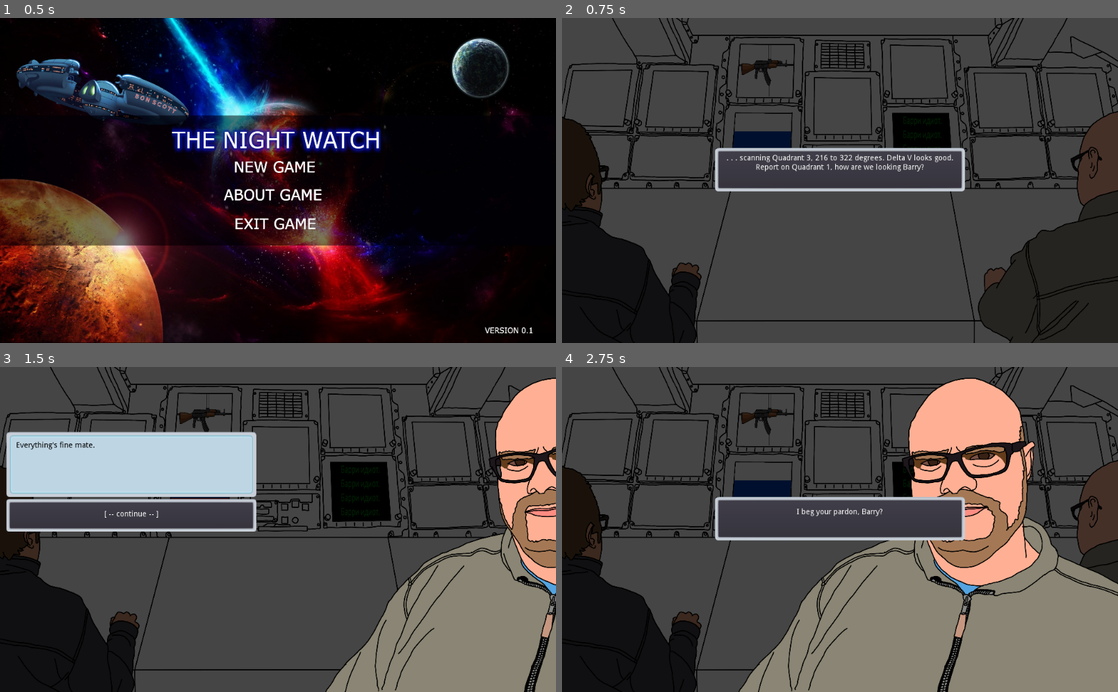
Above: before the commit, frames 1-4 (two rows, left to right).
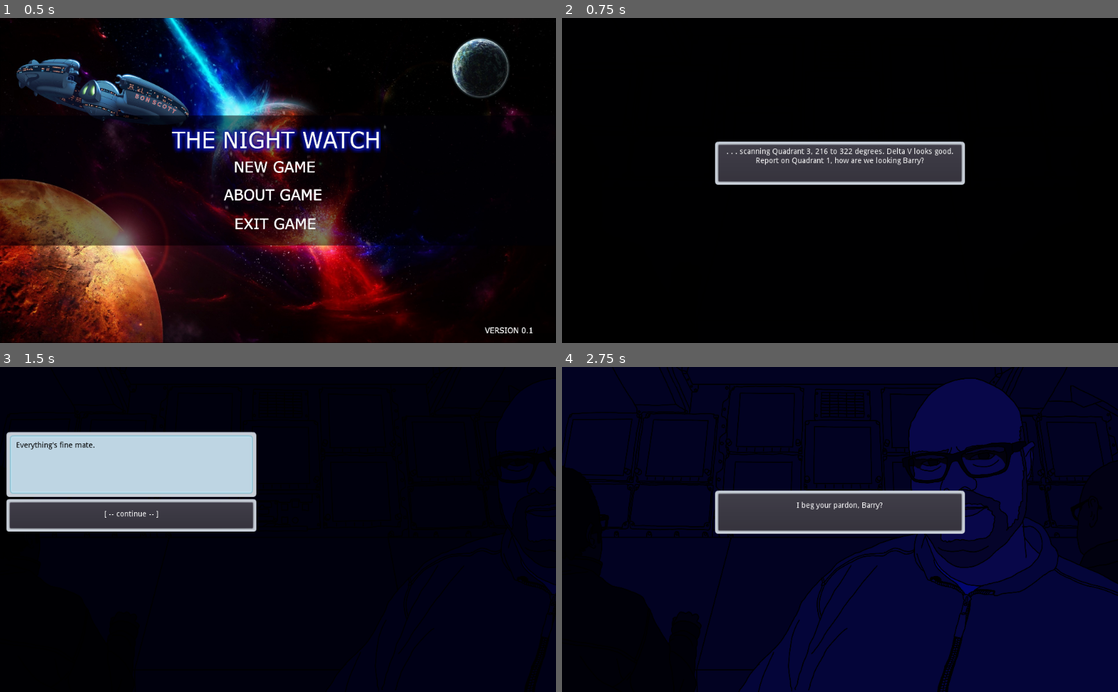
Above: after the commit, the same moments.

Repository: s3775599/BITS-clone
Game: Godot game, scene res://Scenes/Title.tscn
The game is run twice, just before and just after one commit, with the same random seed, the same clock (stepped at 60 frames per second) and the same inputs.
Inputs (mouse positions are in pixels of both pictures, inside the frame that each line leads up to):
- Up to frame 1 (0.5 s): no input
- Up to frame 2 (0.75 s): tap Enter at 0.5 s; move the mouse to (834, 167) at 0.52 s; hold Right (ui_right) from 0.53 s (still down); click (834, 167) at 0.67 s
- Up to frame 3 (1.5 s): release Right (ui_right) at 1.25 s; click ". . . scanning Quadrant 3, 21…" at 1.25 s
- Up to frame 4 (2.75 s): click "[ -- continue -- ]" at 2 s

Frame 1 is identical in both runs. In frame 2, 83% of the frame differs, in the area x 0-100%, y 0-100%; in frame 3, 72%; in frame 4, 83%.

Commit message:
Fade in animation
Also fixed some dialogue typos

Diff:
--- a/NightwatchDialogueSystem/Scenes/Main.tscn
+++ b/NightwatchDialogueSystem/Scenes/Main.tscn
@@ -22,14 +22,31 @@
 [sub_resource type="RectangleShape2D" id=2]
 extents = Vector2( 37.1971, 54.8029 )
 
+[sub_resource type="Animation" id=3]
+resource_name = "FadeIn"
+length = 4.0
+tracks/0/type = "value"
+tracks/0/path = NodePath(".:modulate")
+tracks/0/interp = 1
+tracks/0/loop_wrap = true
+tracks/0/imported = false
+tracks/0/enabled = true
+tracks/0/keys = {
+"times": PoolRealArray( 0, 2, 4 ),
+"transitions": PoolRealArray( 1, 1, 1 ),
+"update": 0,
+"values": [ Color( 0, 0, 0, 1 ), Color( 0, 0.00784314, 0.47451, 1 ), Color( 1, 1, 1, 1 ) ]
+}
+
 [node name="Main" type="Control"]
+modulate = Color( 0, 0, 0, 1 )
 script = ExtResource( 1 )
 
 [node name="BackgroundArea" type="Area2D" parent="."]
-editor/display_folded = true
 position = Vector2( 0.399715, 0.332535 )
 
 [node name="BackgroundSprite" type="Sprite" parent="BackgroundArea"]
+modulate = Color( 0, 0, 0, 1 )
 position = Vector2( 511.791, 299.841 )
 scale = Vector2( 0.266665, 0.27777 )
 texture = ExtResource( 2 )
@@ -125,13 +142,15 @@
 [node name="PlayerPopup" parent="Popups" instance=ExtResource( 12 )]
 
 [node name="Dialogues" type="Node" parent="."]
-editor/display_folded = true
 
 [node name="IntroDialogue" parent="Dialogues" instance=ExtResource( 13 )]
 
 [node name="BarryDialogue" parent="Dialogues" instance=ExtResource( 14 )]
 
 [node name="JohnDialogue" parent="Dialogues" instance=ExtResource( 15 )]
+
+[node name="AnimationPlayer" type="AnimationPlayer" parent="."]
+anims/FadeIn = SubResource( 3 )
 [connection signal="input_event" from="BackgroundArea/JohnConsole" to="." method="_on_JohnConsole_input_event"]
 [connection signal="mouse_entered" from="BackgroundArea/JohnConsole" to="." method="_on_JohnConsole_mouse_entered"]
 [connection signal="mouse_exited" from="BackgroundArea/JohnConsole" to="." method="_on_JohnConsole_mouse_exited"]
--- a/NightwatchDialogueSystem/Scenes/PlayerPopup.tscn
+++ b/NightwatchDialogueSystem/Scenes/PlayerPopup.tscn
@@ -9,6 +9,7 @@
 [ext_resource path="res://Scripts/Button4.gd" type="Script" id=7]
 
 [node name="PlayerPopup" type="Popup"]
+visible = true
 anchor_left = 0.5
 anchor_top = 1.0
 anchor_right = 0.5
@@ -16,6 +17,7 @@
 margin_left = -230.0
 margin_top = -360.0
 margin_right = 230.0
+margin_bottom = -12.0
 rect_min_size = Vector2( 460, 0 )
 script = ExtResource( 1 )
 
--- a/NightwatchDialogueSystem/Scripts/BarryDialogue.gd
+++ b/NightwatchDialogueSystem/Scripts/BarryDialogue.gd
@@ -23,7 +23,7 @@
 		"understood":
 			return [["Understood, Sir. Sorry, sir.", "[ -- end -- ]"], ["0", "end"]]
 		"2a1b":
-			return [["Really, Sir?", "No, Barry, you colossal moron."], ["0", "understood"]]
+			return [["Really, Sir?", "No, Barry, you colossal moron. [ -- end -- ]"], ["0", "end"]]
 		"3a":
 			return [["I know Sir. I'm working on it.", "Let me know how you get on.", "What are you doing to fix it?", "Do you know what's going to happen if you don't sort this out?"], ["0", "3a1", "3a2", "3a3"]]
 		"3a1":
@@ -50,9 +50,10 @@
 			return [["Um . . . not completely, Sir. But it looks a bit better. I'll keep working on it.", "[ -- Barry has fixed the console by 25% -- ]"], ["0", "end"]]
 		"3a2b2":
 			return [["Are you sure, Sir?", "Yes.", "No."], ["0", "3a2b2a", "3a2b2b"]]
+		"3a2b2a":
+			return [["Okay, Sir . . here goes . . .", "[ -- continue -- ]"], ["0", "3a2b2a1"]]
 		"3a2b2a1":
-			return [["Okay, Sir . . here goes . . .", "[ -- continue -- ]"], ["0", "3a2b2a1a"]]
-		"3a2b2a1a":
+			# code to turn on annoying music/flashing light/eject Barry/another effect goes here
 			return [["Well, so much for that.", "[ -- end --] ** NOTE TO QA possibility here for humourous effect eg. Barry is ejected, or music start playing and can't be turned off etc."], ["0", "end"]]
 		"3a2b2b":
 			return [["Okay Sir. Let me know when you want me to do something, Sir.", "[ -- end -- ]"], ["0", "end"]]
@@ -69,13 +70,13 @@
 		"3a3":
 			return [["I can imagine, Sir.", "Can you imagine not being able to order those spicy kebabs from the food dispenser? …(288 unchanged characters)…
 		"3a3a":
-			return [["Oh, no . . . or the samosas!", "Get to work, Barry"], ["0", "understood"]]
+			return [["Oh, no . . . or the samosas!", "Get to work, Barry. [ -- end -- ]"], ["0", "end"]]
 		"3a3b":
-			return [["So we're stuck here?", "And getting angrier by the minute."], ["0", "understood"]]
+			return [["So we're stuck here?", "And getting angrier by the minute. [ -- end -- ]"], ["0", "end"]]
 		"3a3c":
-			return [["But they won't be able to open the outer doors without a voice confirmation.", "I'm sure they'd figure something out."], ["0", "understood"]]
+			return [["But they won't be able to open the outer doors without a voice confirmation.", "I'm sure they'd figure something out. [ -- end -- ]"], ["0", "end"]]
 		"3a3d":
-			return [["I don't want to think about it.", "Soon you won't have a choice."], ["0", "understood"]]
+			return [["I don't want to think about it.", "Soon you won't have a choice. [ -- end -- ]"], ["0", "end"]]
 		"4a":
 			return [["Don't understand what, Sir?", "How could you change the language settings like that? Didn't it need an admin password?", "Why did you think you could learn a new language so quickly?", "Why didn't you tell us as soon as it happened?"], ["0", "4a1", "4a2", "4a3"]]
 		"4a1":
@@ -97,9 +98,9 @@
 		"4a2":
 			return [["I heard that when you go to a new country you learn the language really quickly.", "How quickly?", "Changing the computer interface isn't anything like going to a new country."], ["0", "4a2a", "4a2b"]]
 		"4a2a":
-			return [["Uh, I don't know. I guess . . . a few months instead of a few years?", "Barry, stop talking."], ["0", "understood"]]
+			return [["Uh, I don't know. I guess . . . a few months instead of a few years?", "Barry, stop talking. [ -- end -- ]"], ["0", "end"]]
 		"4a2b":
-			return [["Yes, Sir. I realised that after about three seconds.", "Barry, stop talking."], ["0", "understood"]]
+			return [["Yes, Sir. I realised that after about three seconds.", "Barry, stop talking. [ -- end -- ]"], ["0", "end"]]
 		"4a3":
 			return [["I was a bit embarrassed and hoped maybe it wouldn't be that noticeable. . .", "You thought we wouldn't notice that the computer was IN ANOTHER LANGUAGE?"], ["0", "4a3a"]]
 		"4a3a":
@@ -107,4 +108,4 @@
 		"4a3a1":
 			return [["A little bit. . .", "Barry."], ["0", "4a3a1a"]]
 		"4a3a1a":
-			return [["A couple of the letters look the same. . .", "Barry, stop talking."], ["0", "understood"]]
+			return [["A couple of the letters look the same. . .", "Barry, stop talking. [ -- end -- ]"], ["0", "end"]]
--- a/NightwatchDialogueSystem/Scripts/IntroDialogue.gd
+++ b/NightwatchDialogueSystem/Scripts/IntroDialogue.gd
@@ -65,7 +65,7 @@
 		"i11b1a1b1a1a":
 			return [["Oh.", "[ -- continue -- ]"], ["0", "i11b1a1b1a1a1"]]
 		"i11b1a1b1a1a1":
-			return [["", "Or Oxygen."], ["0", "i11b1a1b1a1a1a"]]
+			return [["", "Or oxygen."], ["0", "i11b1a1b1a1a1a"]]
 		"i11b1a1b1a1a1a":
 			return [["Now all things considered, that doesn't sound so bad.", "[ -- continue -- ]"], ["0", "i11"]]
 		"i11c":
--- a/NightwatchDialogueSystem/Scripts/Main.gd
+++ b/NightwatchDialogueSystem/Scripts/Main.gd
@@ -1,9 +1,9 @@
 extends Control
 
-# checks is a dialogue can be initiated (i.e. none already active)
+# Checks is a dialogue can be initiated (i.e. none already active)
 var can_click = true
 
-# booleans to identify current active dialogue
+# Booleans to identify current active dialogue
 var john_close = false
 var barry_close = false
 var player_close = false
@@ -15,9 +15,11 @@
 
 
 func _ready():
+	$BackgroundArea/Images.visible = false
+	$AnimationPlayer.play('FadeIn')
 	intro()
 
-# this function updates every frame
+# This function updates every frame
 func _process(delta):
 	# darkens background when a dialogue is active
 	if john_close or barry_close or player_close:
@@ -25,22 +27,20 @@
 		can_click = false
 
 
-# checks all input signals
+# Checks all input signals
 func _input(event):
-	# initiates Barry dialogue
-	if Input.is_action_just_pressed("ui_right"):
-		$BackgroundArea/BarryConsole/AnimationPlayer.play('BarryConsoleSlowOut')
-	#initiates John dialogue
-	if Input.is_action_just_pressed("ui_left"):
-		$BackgroundArea/BarryConsole/AnimationPlayer.play('BarryConsoleFastIn')
-	# initiates Intro dialogue
+	# Quits from the current dialogue
 	if Input.is_action_just_pressed("ui_cancel"):
-		close_dialogues()
+		if $BackgroundArea/Images.visible == false:
+			$BackgroundArea/Images.visible = true
+		$BackgroundArea/BackgroundSprite.set_modulate(Color('ffffff'))
+		close_dialogues()
+	# Manually starts the intro dialogue (for testing purposes)
 	if Input.is_action_just_pressed("ui_down"):
 		intro()
 
 
-# mouseover signal on Barry at the console
+# Mouseover signal on Barry at the console
 func _on_BarryConsole_mouse_entered():
 	if not barry_close:
 		$BackgroundArea/BarryConsole/BarryConsoleSprite.set_modulate(Color('4d39df'))
@@ -48,13 +48,13 @@
 		can_click = false
 
 
-# mouseoff signal on Barry at the console
+# Mouseoff signal on Barry at the console
 func _on_BarryConsole_mouse_exited():
 	$BackgroundArea/BarryConsole/BarryConsoleSprite.set_modulate(Color(1, 1, 1))
 	can_click = true
 
 
-# mouseover signal on John at the console
+# Mouseover signal on John at the console
 func _on_JohnConsole_mouse_entered():
 	if not john_close:
 		$BackgroundArea/JohnConsole/JohnConsoleSprite.set_modulate(Color('4d39df'))
@@ -62,13 +62,13 @@
 		can_click = false
 
 
-# mouseoff signal on John at the console
+# Mouseoff signal on John at the console
 func _on_JohnConsole_mouse_exited():
 	$BackgroundArea/JohnConsole/JohnConsoleSprite.set_modulate(Color(1, 1, 1))
 	can_click = true
 
 
-# mouse click signals on John at the console
+# Mouse click signals on John at the console
 func _on_JohnConsole_input_event(viewport, event, shape_idx):
 	if Input.is_mouse_button_pressed(BUTTON_LEFT) and can_click == true:
 		if barry_close:
@@ -77,7 +77,7 @@
 		$Popups/JohnPopup.set_text(john_dialogue.john_dialogues("1"))
 
 
-# mouse click signals on John at the console
+# Mouse click signals on John at the console
 func _on_BarryConsole_input_event(viewport, event, shape_idx):
 	if Input.is_mouse_button_pressed(BUTTON_LEFT) and can_click == true:
 		if john_close:
@@ -86,7 +86,7 @@
 		$Popups/BarryPopup.set_text(barry_dialogue.barry_dialogues("1"))
 
 
-# collects id of pressed button from Barry dialogue
+# Collects id of pressed button from Barry dialogue
 func _on_BarryPopup_button_id(button_id):
 	print("button_id = ", button_id)
 	if button_id == "end":
@@ -98,7 +98,7 @@
 		$Popups/BarryPopup.set_text(next_dialogue)
 
 
-# collects id of pressed button from John dialogue
+# Collects id of pressed button from John dialogue
 func _on_JohnPopup_button_id(button_id):
 	print("button_id = ", button_id)
 	if button_id == "end":
@@ -110,23 +110,27 @@
 		$Popups/JohnPopup.set_text(next_dialogue)
 
 
-# collects id of pressed button from Player dialogue
+# Collects id of pressed button from Player dialogue
 func _on_PlayerPopup_button_id(button_id):
-	# ends the dialogue if the last button signal was "end"
+	# Ends the dialogue if the last button signal was "end"
 	if button_id == "end":
-		close_dialogues()
-	else:
-		# calls the next line of dialogue
+		if $BackgroundArea/Images.visible == false:
+			$BackgroundArea/Images.visible = true
+		$BackgroundArea/BackgroundSprite.set_modulate(Color('ffffff'))
+		close_dialogues()
+	else:
+		# Calls the next line of dialogue
 		intro_dialogue.intro_sequence(button_id)
 
 
-# initiates the Intro dialogue
+# Initiates the Intro dialogue
 func intro():
 	show_player()
-	# calls the first Intro dialogue lines from the intro_dialogue script
+	# Calls the first Intro dialogue lines from the intro_dialogue script
 	$Popups/PlayerPopup.set_text(intro_dialogue.intro_dialogues("i1"))
 
 
+# Closes all currently running dialogues
 func close_dialogues():
 	if player_close:
 		hide_player()
@@ -137,7 +141,7 @@
 	normalise_background()
 
 
-# makes the background dark
+# Makes the background dark (for when a dialogue is running)
 func darken_background():
 	$BackgroundArea/BackgroundSprite.set_modulate(Color('464646'))
 	$BackgroundArea/BarryConsole/BarryConsoleSprite.set_modulate(Color('464646'))
@@ -147,7 +151,7 @@
 	$BackgroundArea/Images/RussianText.set_modulate(Color('464646'))
 
 
-# restores the darkened background
+# Restores the darkened background
 func normalise_background():
 	$BackgroundArea/BackgroundSprite.set_modulate(Color(1,1,1))
 	$BackgroundArea/BarryConsole/BarryConsoleSprite.set_modulate(Color(1,1,1))
@@ -157,7 +161,7 @@
 	$BackgroundArea/Images/RussianText.set_modulate(Color(1,1,1))
 
 
-# shows Barry's close-up and dialogue box
+# Shows Barry's close-up and dialogue box
 func show_barry():
 	$BackgroundArea/BarryClose/AnimationPlayer.play('BarryCloseSlideIn')
 	barry_close = true
@@ -165,7 +169,7 @@
 	$Popups/BarryPopup.show()
 
 
-# shows John's close-up and dialogue box
+# Shows John's close-up and dialogue box
 func show_john():
 	$BackgroundArea/JohnClose/AnimationPlayer.play('JohnCloseSlideIn')
 	john_close = true
@@ -173,14 +177,14 @@
 	$Popups/JohnPopup.show()
 
 
-# shows player dialogue box
+# Shows player dialogue box
 func show_player():
 	player_close = true
 	can_click = false
 	$Popups/PlayerPopup.show()
 
 
-# hides Barry's close-up and dialogue box
+# Hides Barry's close-up and dialogue box
 func hide_barry():
 	$Popups/BarryPopup.hide()
 	$BackgroundArea/BarryClose/AnimationPlayer.play('BarryCloseSlideOut')
@@ -188,7 +192,7 @@
 	can_click = true
 
 
-# hides John's close-up and dialogue box
+# Hides John's close-up and dialogue box
 func hide_john():
 	$Popups/JohnPopup.hide()
 	$BackgroundArea/JohnClose/AnimationPlayer.play('JohnCloseSlideOut')
@@ -196,7 +200,7 @@
 	can_click = true
 
 
-# hides Player's dialogue box
+# Hides Player's dialogue box
 func hide_player():
 	$Popups/PlayerPopup.hide()
 	player_close = false
Not shown: 1 places in NightwatchDialogueSystem/Scenes/Main.tscn that only renumber resources
Not shown, removed: NightwatchDialogueSystem/README.md
